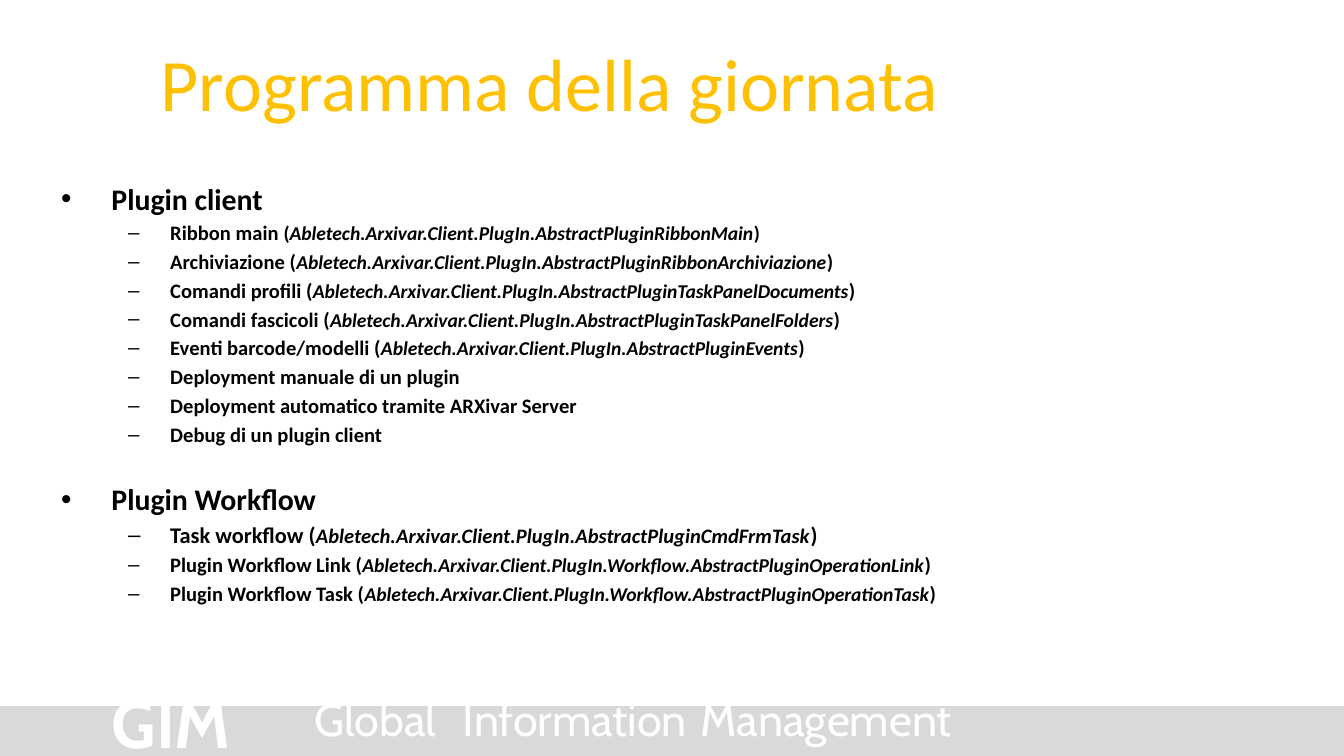
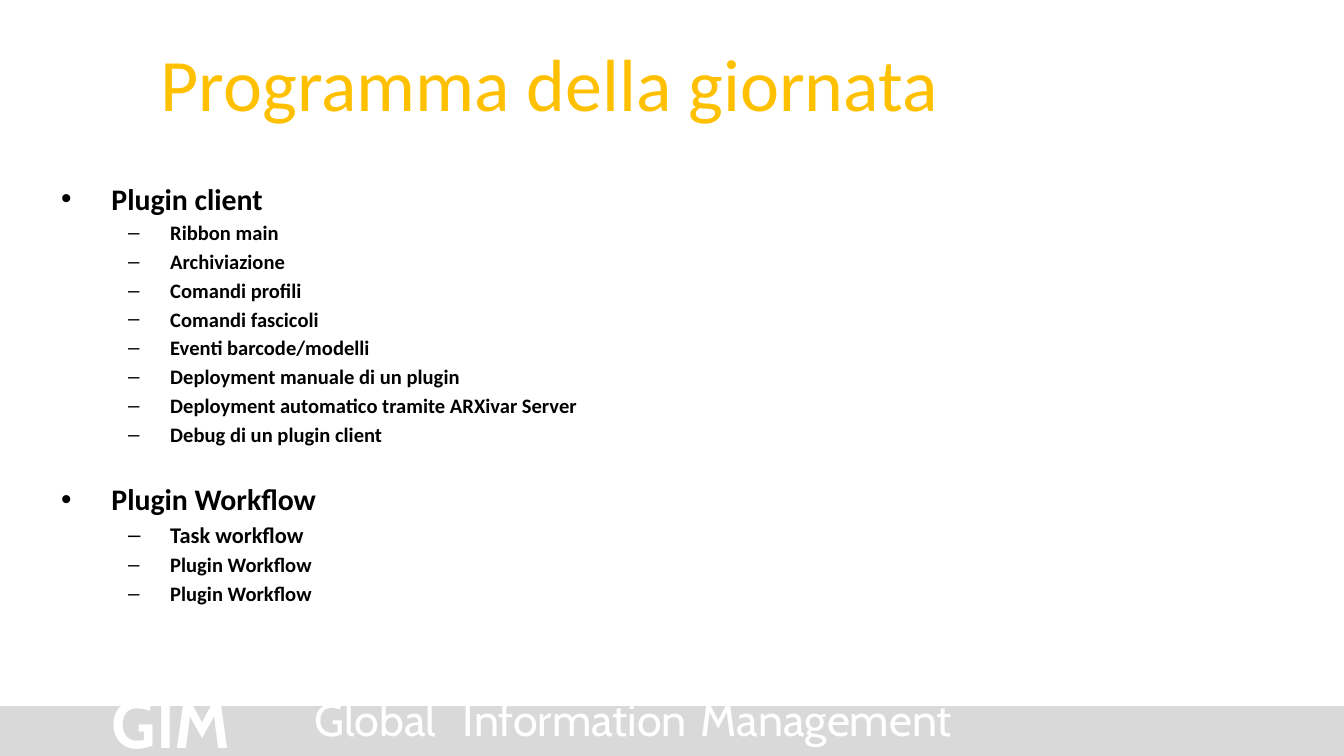
Before and after one commit to Arxivar/Arxivar-Next-Dev-4, a slide deck: slide 3 of doc/ARXDev4.pptx. Drawn at 1344x756 pixels with LibreOffice and Linux fonts; fonts in the diff are those of the drawing; background and template pictures are left out. Boxes give left, top, right and bottom in pixels: in the first picture for what was removed or moved away, otherwise in the second. Text is boxed around its words. In the diff, an @@ line names an element or a change of style, - is before the commit and + after.

```diff
--- a/doc/ARXDev4.pptx
+++ b/doc/ARXDev4.pptx
@@ text at bbox=[170, 225, 369, 356]: text changed; size 10.5 to 11 pt; italic off @@
-  – Ribbon main (Abletech.Arxivar.Client.PlugIn.AbstractPluginRibbonMain)
-  – Archiviazione (Abletech.Arxivar.Client.PlugIn.AbstractPluginRibbonArchiviazione)
-  – Comandi profili (Abletech.Arxivar.Client.PlugIn.AbstractPluginTaskPanelDocuments)
-  – Comandi fascicoli (Abletech.Arxivar.Client.PlugIn.AbstractPluginTaskPanelFolders)
-  – Eventi barcode/modelli (Abletech.Arxivar.Client.PlugIn.AbstractPluginEvents)
+  – Ribbon main
+  – Archiviazione
+  – Comandi profili
+  – Comandi fascicoli
+  – Eventi barcode/modelli
@@ text at bbox=[170, 527, 312, 605]: text changed; size 10.5 to 11 pt; italic off @@
-  – Task workflow (Abletech.Arxivar.Client.PlugIn.AbstractPluginCmdFrmTask)
-  – Plugin Workflow Link (Abletech.Arxivar.Client.PlugIn.Workflow.AbstractPluginOperationLink)
-  – Plugin Workflow Task (Abletech.Arxivar.Client.PlugIn.Workflow.AbstractPluginOperationTask)
+  – Task workflow
+  – Plugin Workflow
+  – Plugin Workflow
```
Also in this commit, not shown: 2 other slides changed, 1 slide added, 1 other file.
